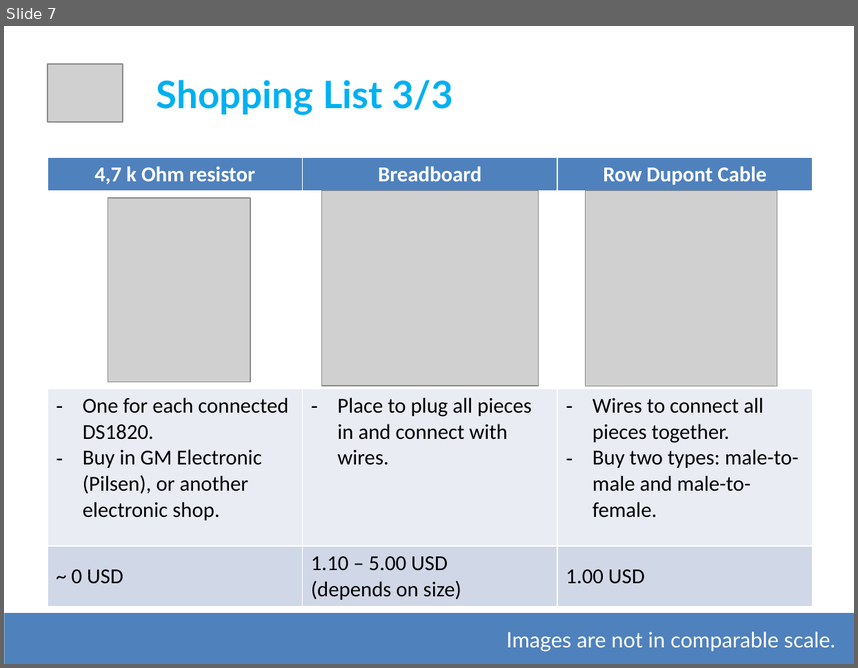
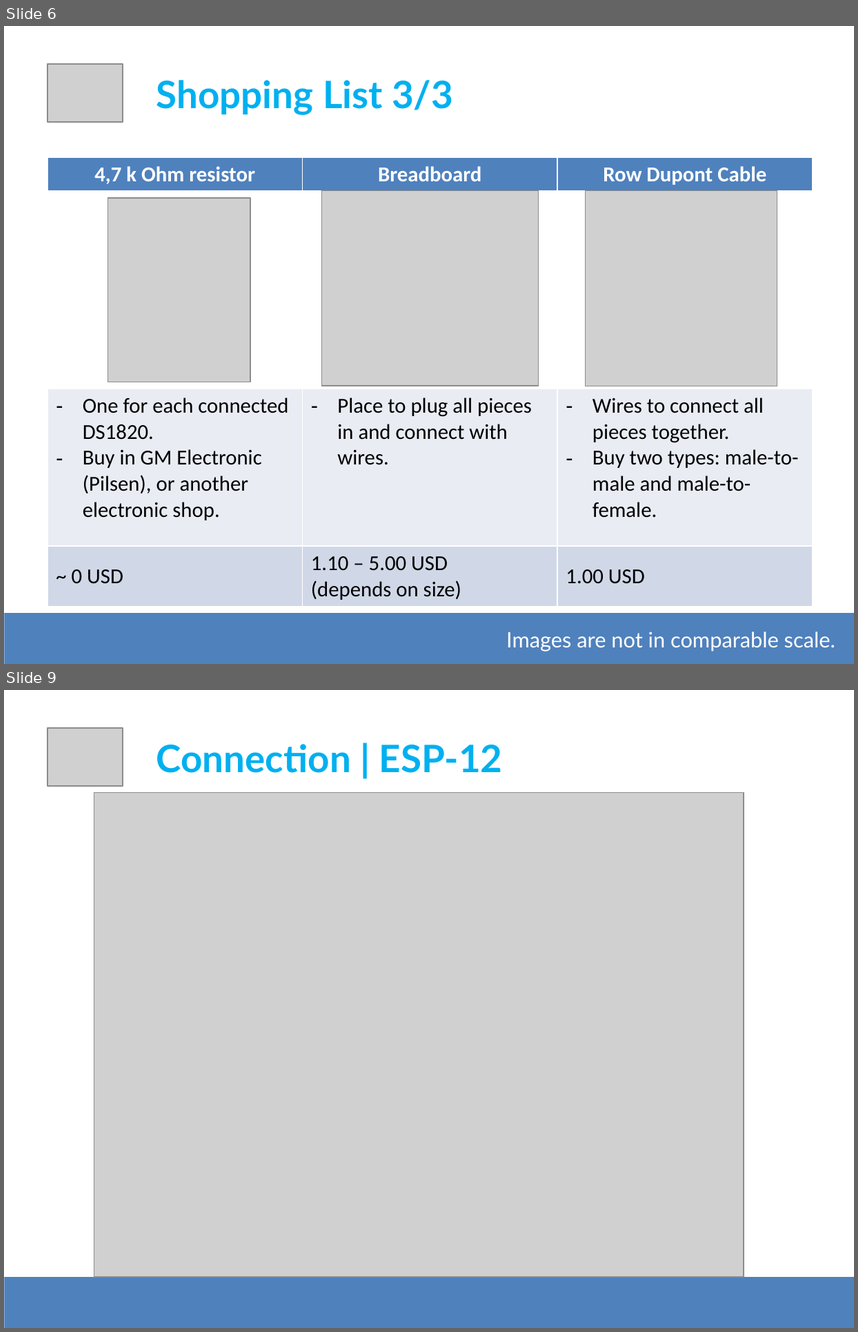
Before and after one commit to apolo-11/es-workshop-esp8266, a slide deck: DevSession - ESP8266.pptx. Shown one above the other, each under a label of ours: slide 7 before the commit, slides 6 and 9 after it; the slides between them are not shown. The pictures are 858x668 and 858x1332 pixels, drawn with LibreOffice and Linux fonts; fonts in the diff are those of the drawing; grey boxes stand for pictures. Boxes give left, top, right and bottom in pixels: in the first picture for what was removed or moved away, otherwise in the second. Text is boxed around its words. In the diff, an @@ line names an element or a change of style, - is before the commit and + after.

```diff
--- a/DevSession - ESP8266.pptx
+++ b/DevSession - ESP8266.pptx
@@ slide 9 added at (4, 690, 854, 1328), background #FFFFFF @@
@@ picture added at (47, 728, 123, 786) @@
@@ text added at (156, 744, 503, 773), 32 pt, text #00B0F0, bold @@
+Connection | ESP-12
@@ picture added at (94, 793, 744, 1276) @@
@@ rectangle added at (4, 1276, 854, 1328), fill #4F81BD @@
@@ what was slide 7 is now slide 6 @@
```
Also in this commit, not shown: 4 slides changed, 4 other slides added, 2 slides removed.
